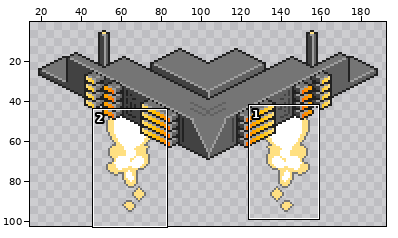
Pixel-art file -- Assets/AnimationImporter/bomber.ase. The first picture is a wide view before the edit; the outline marks the close-up.
Close-up. Earlier state:
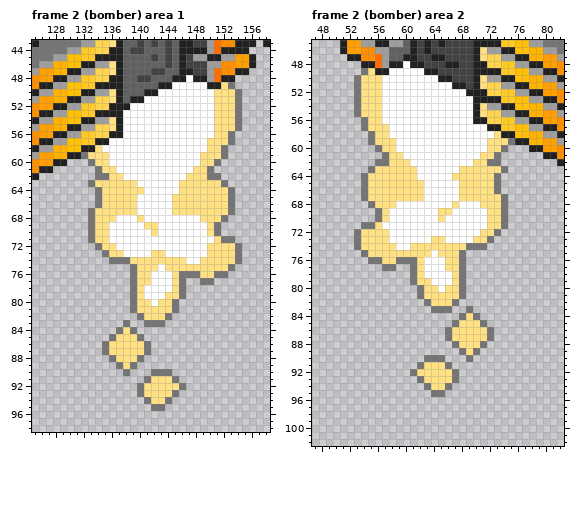
208x112 pixels, 8 frames. Shown: frame 2 (bomber) area 1: x 125..158, y 43..98; frame 2 (bomber) area 2: x 47..82, y 45..102. The wide view leaves out empty margins. The commit also changed other frames or places, which this record leaves out.
After:
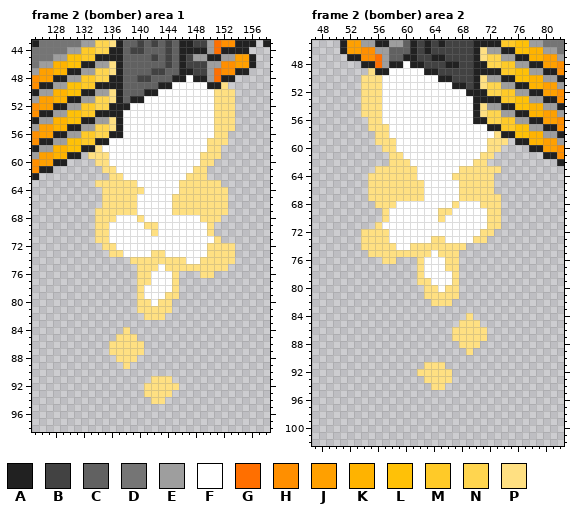
Palette (. is transparent): A #212121  B #424242  C #616161  D #757575  E #9e9e9e  F #ffffff  G #ff6f00  H #ff8f00  J #ffa000  K #ffb300  L #ffc107  M #ffca28  N #ffd54f  P #ffe082
What changed:
Frame 2 (bomber) area 1, layer "right exhaust":
y 49: x 153 D -> .
y 50..55: x 154 D -> .
y 56..57: x 153 D -> .
y 58: x 152 D -> .
y 59: x 132 D -> .; x 152 D -> .
y 60: x 133 D -> .; x 151 D -> .
y 61: x 134 D -> .; x 150 D -> .
y 62: x 134..135 DD -> ..; x 150..151 DD -> ..
y 63: x 133 D -> .; x 152 D -> .
y 64..66: x 134 D -> .; x 153 D -> .
y 67: x 133 D -> .; x 153 D -> .
y 68: x 133 D -> .; x 152 D -> .
y 69..70: x 133 D -> .; x 151 D -> .
y 71: x 133 D -> .; x 152..153 DD -> ..
y 72: x 134 D -> .; x 154 D -> .
y 73: x 135 D -> .; x 154 D -> .
y 74: x 136..138 DDD -> ...; x 154 D -> .
y 75: x 139 D -> .; x 153 D -> .
y 76: x 139 D -> .; x 146..148 DDD -> ...; x 151..152 DD -> ..
y 77: x 139 D -> .; x 146 D -> .; x 149..150 DD -> ..
y 78..79: x 139 D -> .; x 146 D -> .
y 80..81: x 139 D -> .; x 145 D -> .
y 82: x 140 D -> .; x 144 D -> .
y 83: x 138 D -> .; x 141..143 DDD -> ...
y 84: x 137 D -> .; x 139 D -> .
y 85: x 136 D -> .; x 140 D -> .
y 86..87: x 135 D -> .; x 141 D -> .
y 88: x 136 D -> .; x 140 D -> .
y 89: x 137 D -> .; x 139 D -> .
y 90: x 138 D -> .; x 142..144 DDD -> ...
y 91: x 141 D -> .; x 145 D -> .
y 92: x 140 D -> .; x 146 D -> .
y 93: x 140 D -> .; x 145 D -> .
y 94: x 141 D -> .; x 144 D -> .
y 95: x 142..143 DD -> ..
Frame 2 (bomber) area 2, layer "left exhaust":
y 49: x 54 D -> .
y 50..55: x 53 D -> .
y 56..57: x 54 D -> .
y 58: x 55 D -> .
y 59: x 55 D -> .; x 75 D -> .
y 60: x 56 D -> .; x 74 D -> .
y 61: x 57 D -> .; x 73 D -> .
y 62: x 56..57 DD -> ..; x 72..73 DD -> ..
y 63: x 55 D -> .; x 74 D -> .
y 64..66: x 54 D -> .; x 73 D -> .
y 67: x 54 D -> .; x 74 D -> .
y 68: x 55 D -> .; x 74 D -> .
y 69..70: x 56 D -> .; x 74 D -> .
y 71: x 54..55 DD -> ..; x 74 D -> .
y 72: x 53 D -> .; x 73 D -> .
y 73: x 53 D -> .; x 72 D -> .
y 74: x 53 D -> .; x 69..71 DDD -> ...
y 75: x 54 D -> .; x 68 D -> .
y 76: x 55..56 DD -> ..; x 59..61 DDD -> ...; x 68 D -> .
y 77: x 57..58 DD -> ..; x 61 D -> .; x 68 D -> .
y 78..79: x 61 D -> .; x 68 D -> .
y 80..81: x 62 D -> .; x 68 D -> .
y 82: x 63 D -> .; x 67 D -> .
y 83: x 64..66 DDD -> ...; x 69 D -> .
y 84: x 68 D -> .; x 70 D -> .
y 85: x 67 D -> .; x 71 D -> .
y 86..87: x 66 D -> .; x 72 D -> .
y 88: x 67 D -> .; x 71 D -> .
y 89: x 68 D -> .; x 70 D -> .
y 90: x 63..65 DDD -> ...; x 69 D -> .
y 91: x 62 D -> .; x 66 D -> .
y 92: x 61 D -> .; x 67 D -> .
y 93: x 62 D -> .; x 67 D -> .
y 94: x 63 D -> .; x 66 D -> .
y 95: x 64..65 DD -> ..
Where, in picture pixels (left, top, right, bottom), the same in both close-ups:
erased: (81, 82, 242, 411)
erased: (354, 68, 515, 397)
